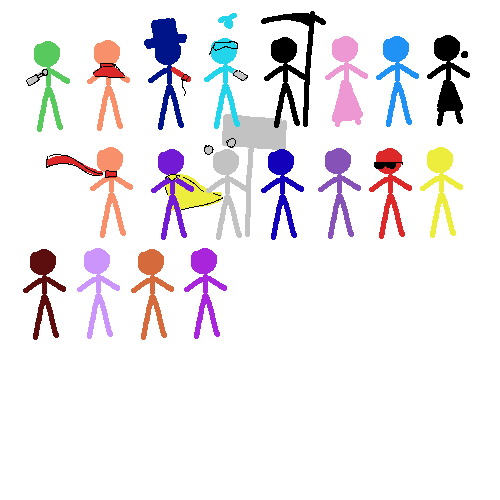
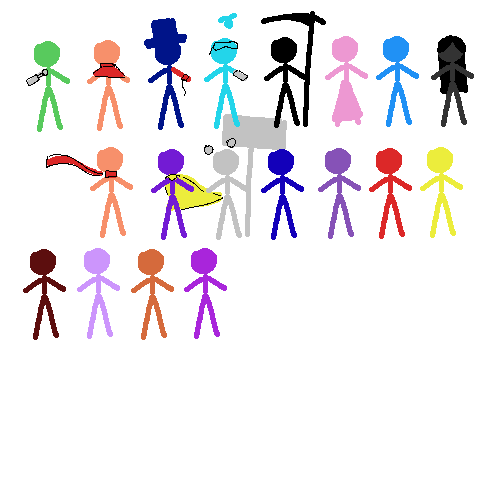
Before/after of a 500 x 500 layered artwork. What changed in the layer stack:
renamed "aaa #1" to "frame", painted on it over [374, 35, 474, 169]
